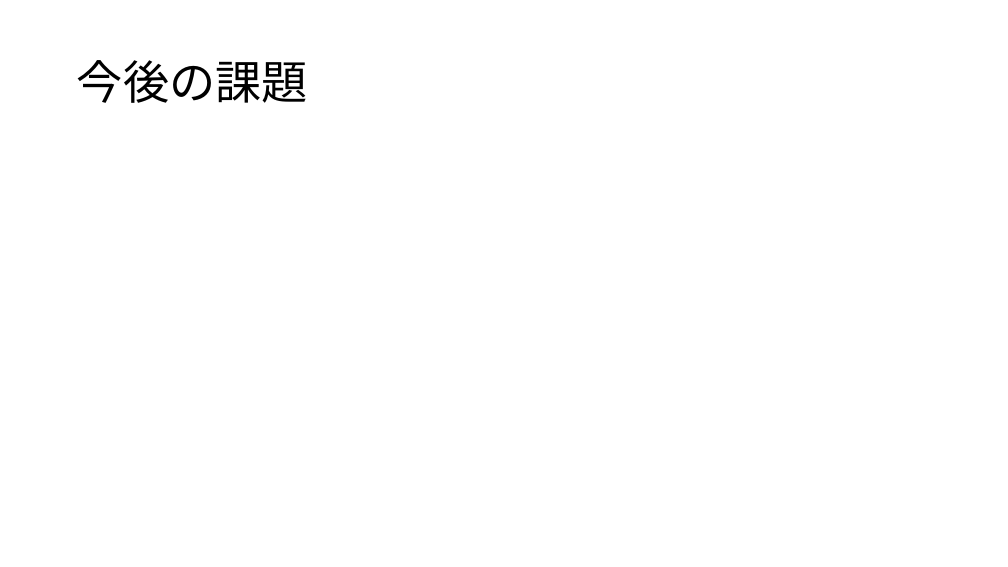
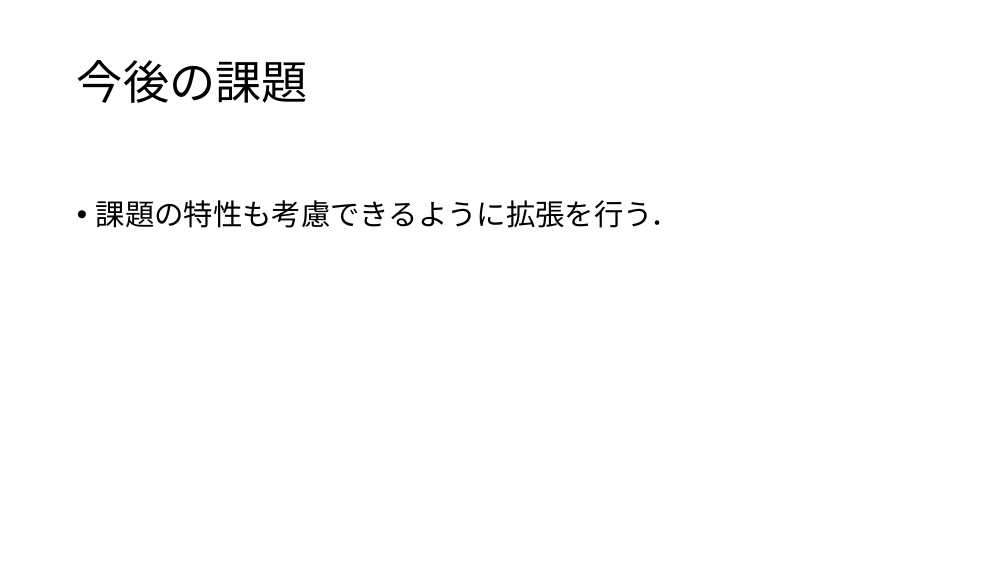
Before and after one commit to Mayu925/lab, a slide deck: slide 15 of sotsuron/発表スライド.pptx. Drawn at 1008x567 pixels with LibreOffice and Linux fonts; fonts in the diff are those of the drawing; grey boxes stand for pictures. Boxes give left, top, right and bottom in pixels: in the first picture for what was removed or moved away, otherwise in the second. Text is boxed around its words. In the diff, an @@ line names an element or a change of style, - is before the commit and + after.

```diff
--- a/sotsuron/発表スライド.pptx
+++ b/sotsuron/発表スライド.pptx
@@ text added at box(96, 200, 680, 228), 28 pt, text #000000 @@
+• 課題の特性も考慮できるように拡張を行う．
```
Also in this commit, not shown: 5 other slides changed, 1 slide added, 1 slide removed, 23 other files.
